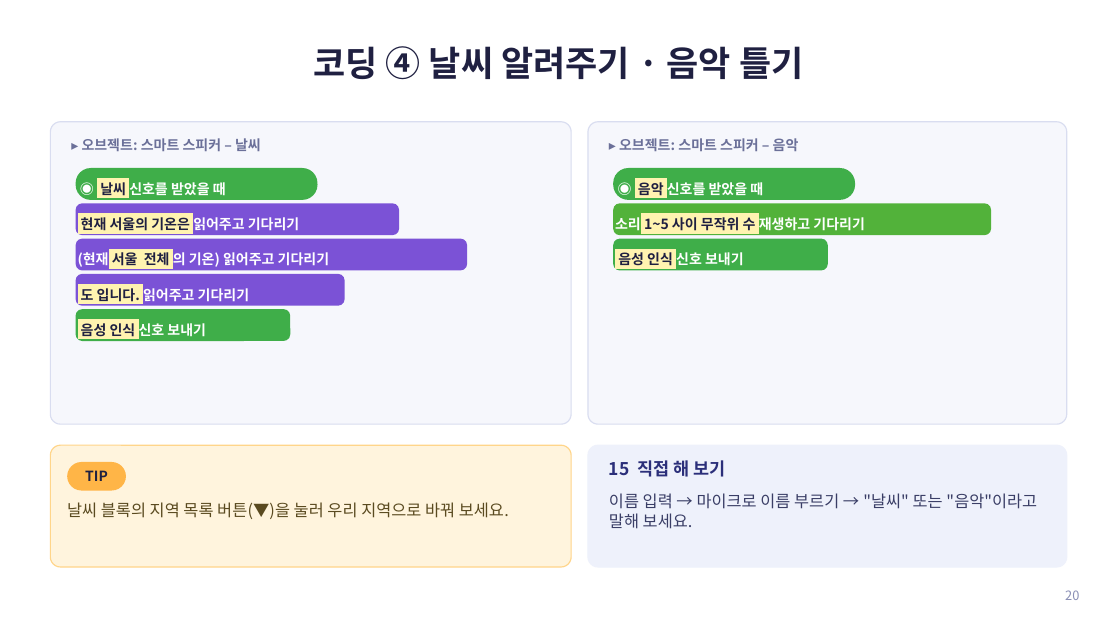
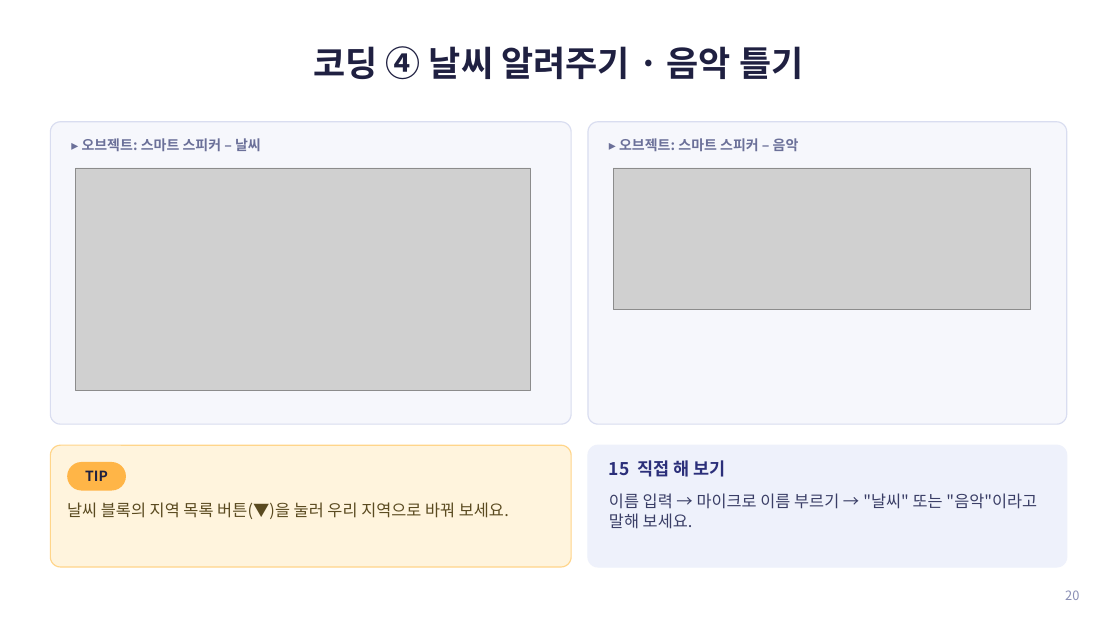
Before and after one commit to jisun294020-ops/school, a slide deck: slide 20 of entry-ai-audio/엔트리_AI_오디오감지_수업자료.pptx. Drawn at 1120x630 pixels with LibreOffice and Linux fonts; fonts in the diff are those of the drawing; grey boxes stand for pictures. Boxes give left, top, right and bottom in pixels: in the first picture for what was removed or moved away, otherwise in the second. Text is boxed around its words. In the diff, an @@ line names an element or a change of style, - is before the commit and + after.

```diff
--- a/entry-ai-audio/엔트리_AI_오디오감지_수업자료.pptx
+++ b/entry-ai-audio/엔트리_AI_오디오감지_수업자료.pptx
@@ rounded rectangle removed at (76,168,318,200) @@
-◉ 날씨 신호를 받았을 때
@@ picture added at (76,168,531,391) @@
@@ rounded rectangle removed at (613,168,855,200) @@
-◉ 음악 신호를 받았을 때
@@ picture added at (613,168,1031,310) @@
@@ rounded rectangle removed at (76,203,399,235) @@
-현재 서울의 기온은 읽어주고 기다리기
@@ rounded rectangle removed at (613,203,991,235) @@
-소리 1~5 사이 무작위 수 재생하고 기다리기
@@ rounded rectangle removed at (76,239,467,271) @@
-(현재 서울 전체 의 기온) 읽어주고 기다리기
@@ rounded rectangle removed at (613,239,828,271) @@
-음성 인식 신호 보내기
@@ rounded rectangle removed at (76,274,344,306) @@
-도 입니다. 읽어주고 기다리기
@@ rounded rectangle removed at (76,309,291,341) @@
-음성 인식 신호 보내기
```
Also in this commit, not shown: 10 other slides changed, 19 other files.
